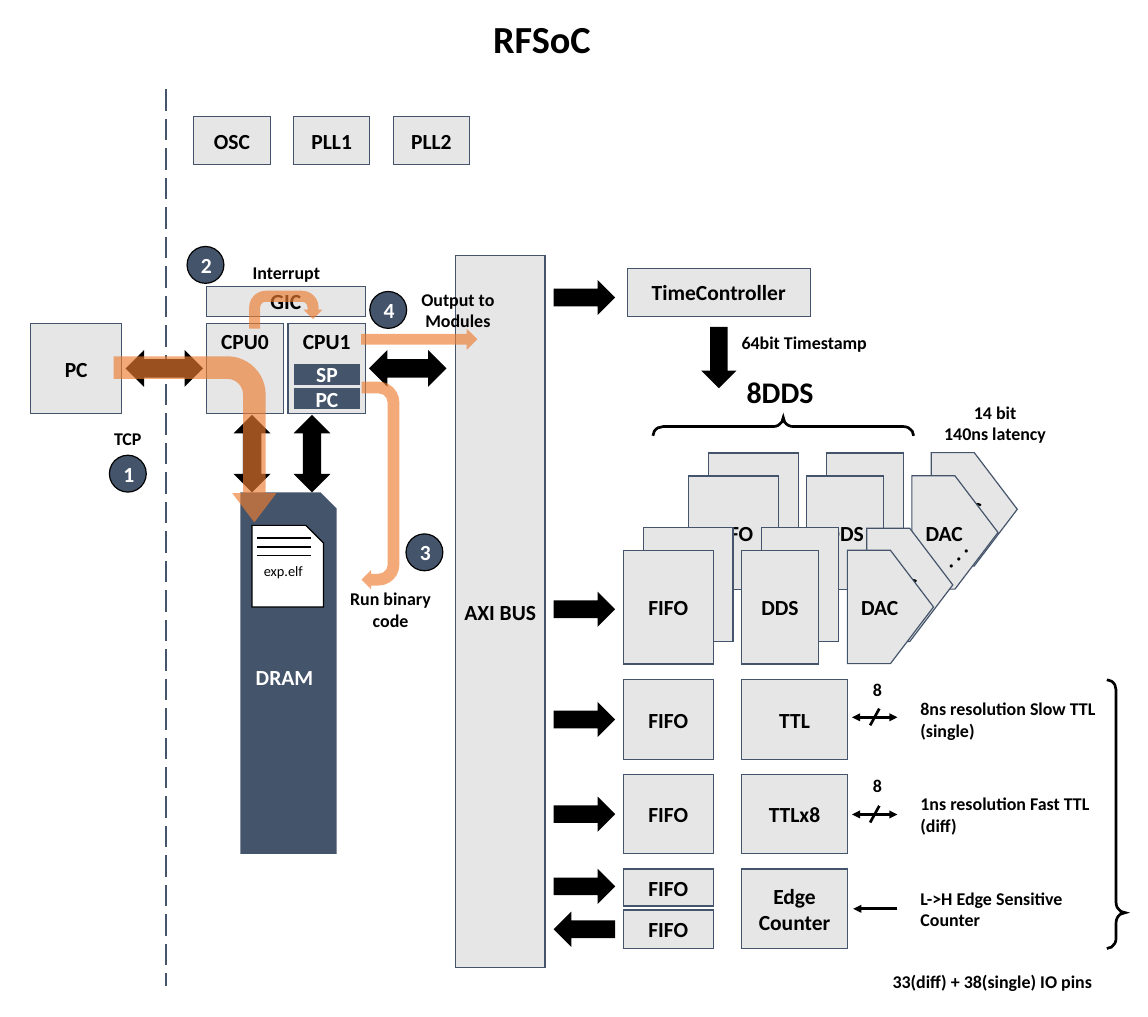
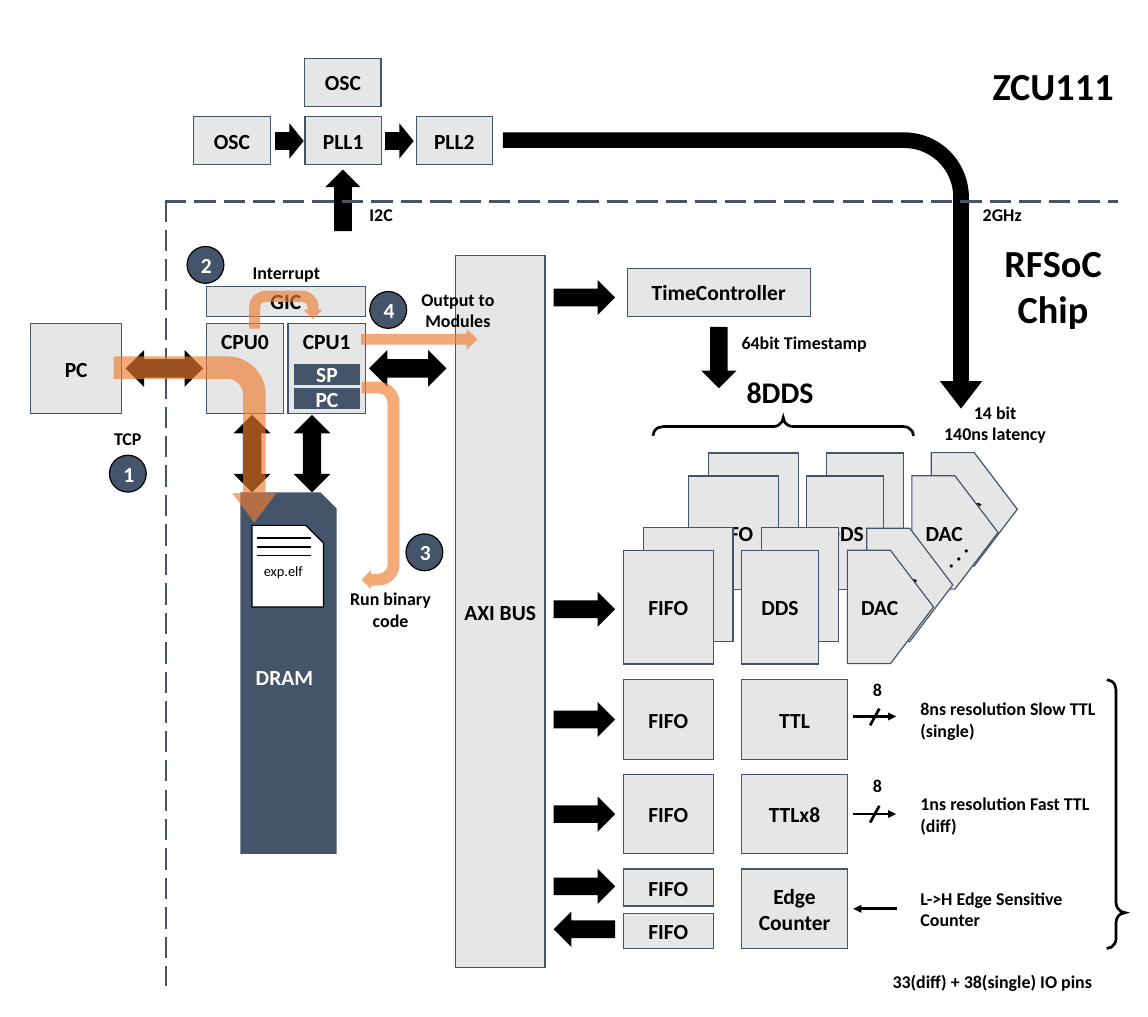
Before and after one commit to snu-quiqcl/Vivado_prj_manager, a slide deck: slide 9 of Document/PPT/RFSoC_Design_V1_1.pptx. Drawn at 1148x1017 pixels with LibreOffice and Linux fonts; fonts in the diff are those of the drawing. Boxes give left, top, right and bottom in pixels: in the first picture for what was removed or moved away, otherwise in the second. Text is boxed around its words. In the diff, an @@ line names an element or a change of style, - is before the commit and + after.

Commit message:
PPT update

```diff
--- a/Document/PPT/RFSoC_Design_V1_1.pptx
+++ b/Document/PPT/RFSoC_Design_V1_1.pptx
@@ rectangle added at (305, 59, 382, 107), fill #E7E6E6, outline #44546A 1 pt, 18 pt, text #000000, bold @@
+OSC
@@ text added at (993, 75, 1114, 101), 32 pt, text #000000, bold @@
+ZCU111
@@ rectangle "PLL1": place and size @@
-rectangle "PLL1" at (294, 117, 370, 165)
+rectangle "PLL1" at (305, 117, 382, 165)
@@ rectangle "PLL2": place and size @@
-rectangle "PLL2" at (394, 117, 470, 165)
+rectangle "PLL2" at (416, 117, 493, 165)
@@ right arrow added at (276, 123, 304, 158), fill #000000 @@
@@ right arrow added at (385, 123, 413, 158), fill #000000 @@
@@ bent arrow added at (503, 133, 983, 409), fill #000000 @@
@@ right arrow added at (326, 170, 361, 231), fill #000000 @@
@@ line added from (165, 202) to (1119, 202), #44546A 2.25 pt dashed @@
@@ line moved from (166, 90) - (166, 986) to (166, 201) - (166, 986) @@
@@ text added at (369, 209, 392, 221), 15 pt, text #000000, bold @@
+I2C
@@ text added at (983, 209, 1022, 221), 15 pt, text #000000, bold @@
+2GHz
@@ text "RFSoC": place and size @@
-text "RFSoC" at (493, 28, 590, 54)
+text "RFSoC" at (1004, 252, 1101, 329)
@@ text at (1018, 296, 1089, 329): paragraph added @@
+Chip
@@ double arrow (853, 717) - (897, 717): double arrow to arrow @@
@@ double arrow (853, 814) - (897, 814): double arrow to arrow @@
@@ rectangle "FIFO": place and size @@
-rectangle "FIFO" at (624, 910, 713, 949)
+rectangle "FIFO" at (624, 914, 713, 949)
```
Also in this commit, not shown: 2 other slides changed, 35 other files.
